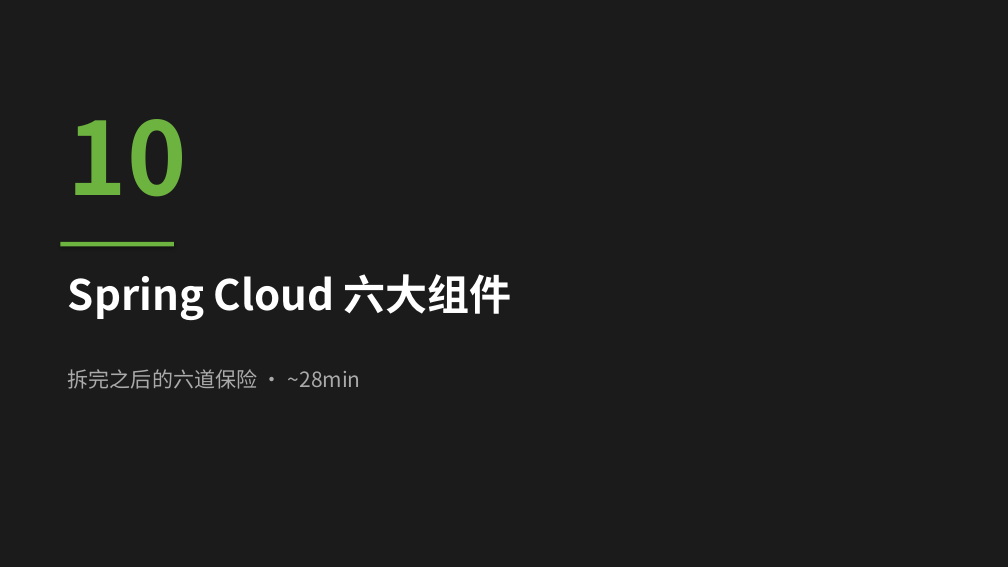
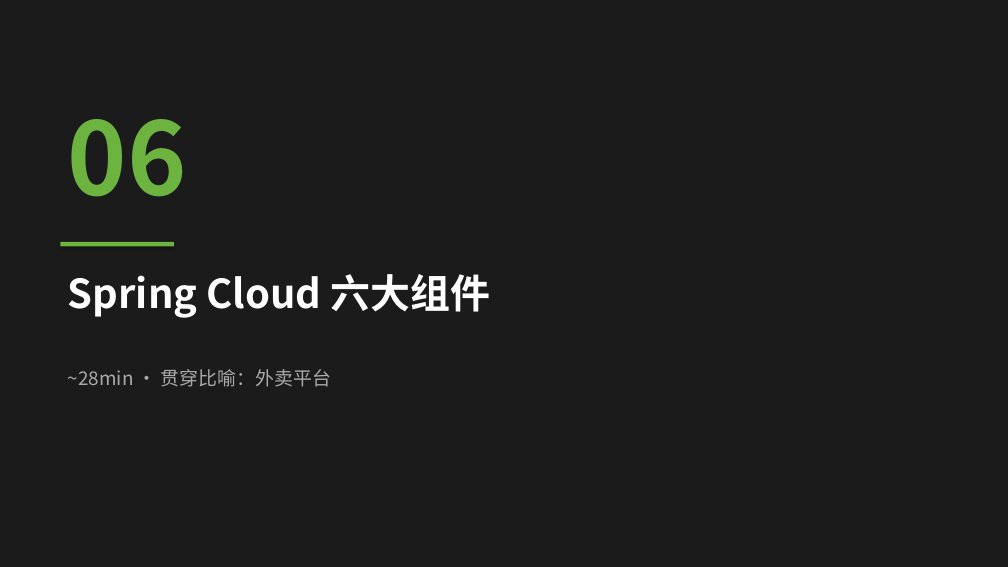
Before and after one commit to Akon1993/springboot-lesson, a slide deck: slide 23 of docs/slides.pptx (slide 31 before the commit). Drawn at 1008x567 pixels with LibreOffice and Linux fonts; fonts in the diff are those of the drawing. Boxes give left, top, right and bottom in pixels: in the first picture for what was removed or moved away, otherwise in the second. Text is boxed around its words. In the diff, an @@ line names an element or a change of style, - is before the commit and + after.

Commit message:
fix: PPTX重写为8章结构，修复代码对齐和布局问题
- 从12章旧结构重写为8章新结构
- 修复函数参数传递错误导致的布局异常
- Cloud组件更新为外卖平台比喻版本
- 代码块统一使用Courier New等宽字体
- 删除冗余的独立概念章，与大纲结构一致

```diff
--- a/docs/slides.pptx
+++ b/docs/slides.pptx
@@ text at box(68, 119, 187, 197): text changed @@
-10
+06
@@ text "Spring Cloud 六大组件" at box(68, 274, 491, 318): size 40 to 38 pt @@
@@ text at box(68, 369, 331, 387): text changed; size 20 to 18 pt @@
-拆完之后的六道保险 · ~28min
+~28min · 贯穿比喻：外卖平台
```
Also in this commit, not shown: 13 other slides changed, 21 slides added, 29 slides removed, 1 other file.
